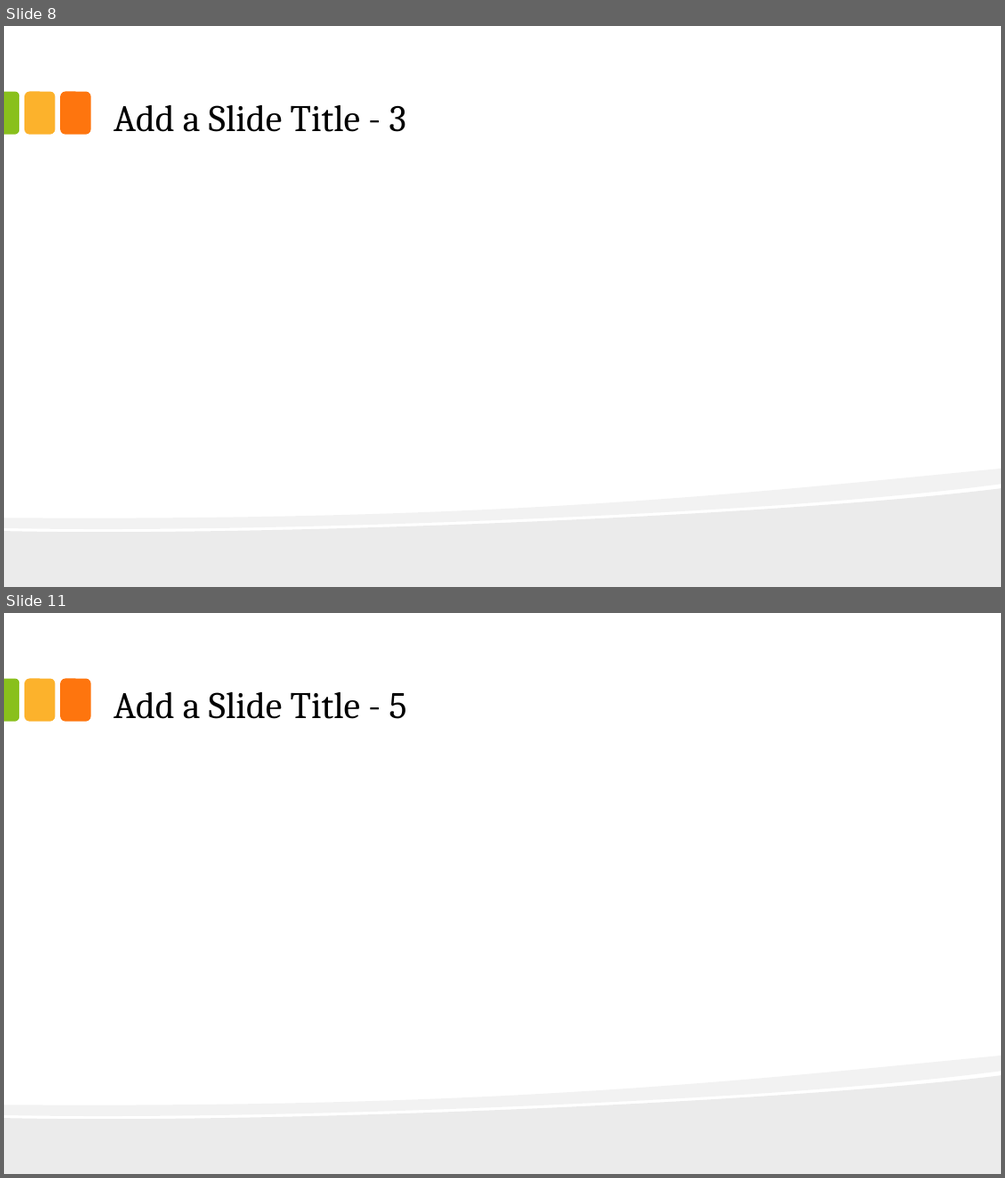
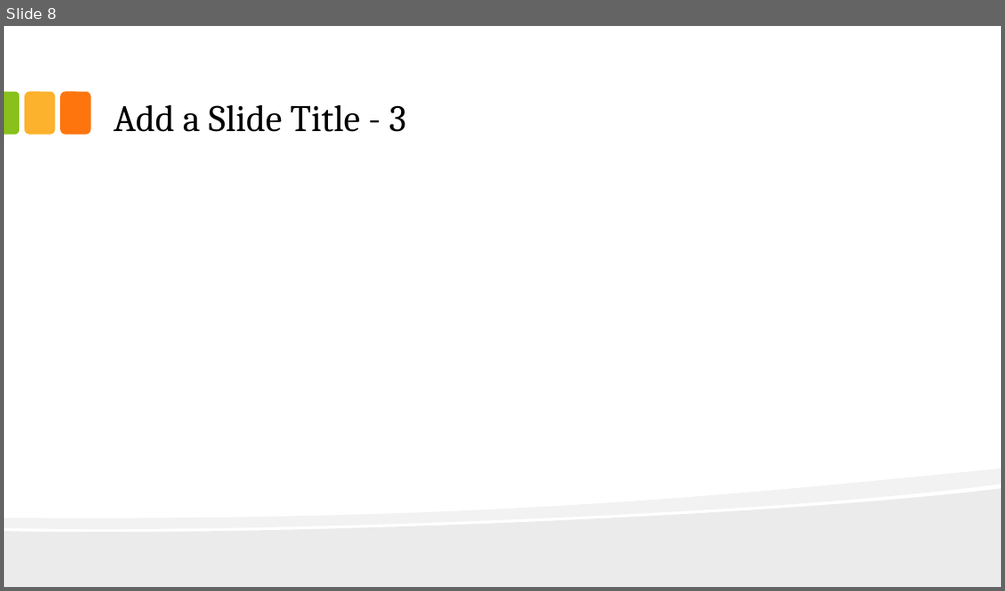
Before and after one commit to redlac/Interface-Design-Project-P3, a slide deck: Main Folder/presentation.pptx. Shown one above the other, each under a label of ours: slides 8 and 11 before the commit, slide 8 after it; the slides between them are not shown. The pictures are 1005x1178 and 1005x591 pixels, drawn with LibreOffice and Linux fonts; fonts in the diff are those of the drawing. Boxes give left, top, right and bottom in pixels: in the first picture for what was removed or moved away, otherwise in the second. Text is boxed around its words. In the diff, an @@ line names an element or a change of style, - is before the commit and + after.

Commit message:
Powerpoint has 9 slides!

```diff
--- a/Main Folder/presentation.pptx
+++ b/Main Folder/presentation.pptx
@@ slide 11 removed at (4,613,1001,1174), background #FFFFFF; not listed: 5 template elements that a slide beside it also shows @@
@@ title removed at (113,691,407,719) @@
-Add a Slide Title - 5
```
Also in this commit, not shown: 1 other slide removed.
